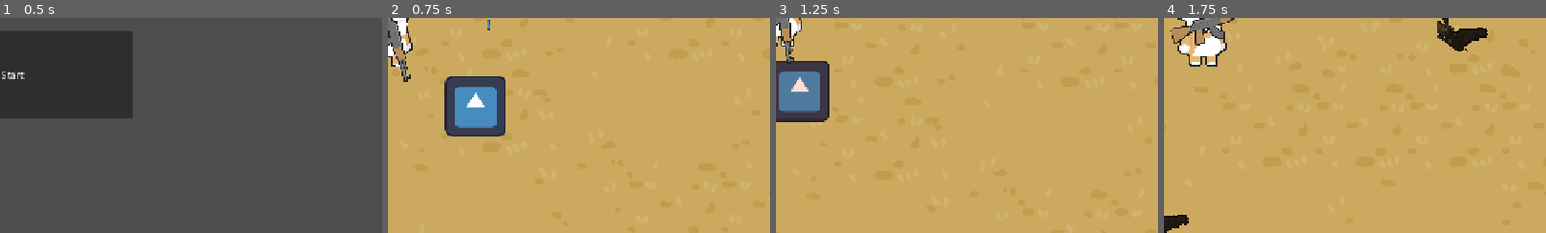
Above: before the commit, frames 1-4 (left to right).
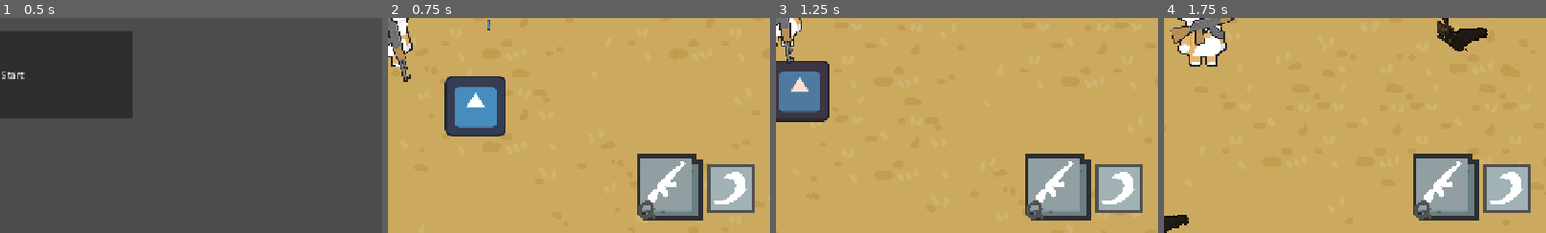
Above: after the commit, the same moments.

Repository: Recsaur/BondScrapyard
Game: Godot game, scene res://Scenes/main_menu.tscn
Same seed, same stepped clock (60 frames per second), same inputs: the game is played once before the commit and once after it. The engine's default icon, where the game draws it, is replaced by a stand-in: a white triangle on a blue panel in a dark square.
Inputs (mouse positions are % of the whole screen's width and height, from its top left):
- Up to frame 1 (0.5 s): no input
- Up to frame 2 (0.75 s): click "Start" at 0.5 s
- Up to frame 3 (1.25 s): no input
- Up to frame 4 (1.75 s): tap Enter at 1.25 s; move the mouse to (72, 45) at 1.27 s; hold D (right) from 1.28 s (still down); tap 1 (1_Build) at 1.35 s; click (72, 45) at 1.42 s; tap 2 (2_Build) at 1.55 s
The pictures show only the part of the screen within x 50-100%, y 50-100%; the shares and areas given below are measured in that part.

Frame 1 is identical in both runs. In frame 2, 8.1% of the frame differs, in the area x 65-96%, y 63-95%; in frame 3, 8.1%; in frame 4, 8.1%.

Commit message:
Added UI for weapon switching and for tail kick buttons, also cleaned up some scripts

Diff:
--- a/Assets/landmine_preview.gd
+++ b/Assets/landmine_preview.gd
@@ -11,7 +11,7 @@
 	$Pivot.look_at(get_global_mouse_position())
 	if Input.is_action_just_pressed("Shoot"):
 		PlaceBuild()
-		print('place once')
+		#print('place once')
 
 func PlaceBuild():
 	var Mine = Mine_path.instantiate()
--- a/Scenes/Characters/camera_2d.gd
+++ b/Scenes/Characters/camera_2d.gd
@@ -19,7 +19,7 @@
 
 func ScreenShake(value: float):
 	ShakeStrength = value
-	print("screenshakeing?")
+	#print("screenshakeing?")
 
 func RandOffset() -> Vector2:
 	#print(ShakeStrength* GameController.Consecutive)
--- a/Scenes/Characters/kick.gd
+++ b/Scenes/Characters/kick.gd
@@ -14,7 +14,7 @@
 func _on_body_entered(body: Node2D) -> void:
 	if body.has_method("Apply_Knockback"):
 		if body.is_in_group("Enemy"):
-			print(body)
+			#print(body)
 			body.Health -= dmg
 			body.DmgEffect(dmg)
 			body.Apply_Knockback(GameTracker.player_pos,1750)
--- a/Scenes/Characters/player.gd
+++ b/Scenes/Characters/player.gd
@@ -73,7 +73,7 @@
 			if GameTracker.Last_equipped == 1:
 				var shotgun = Shotgun_path.instantiate()
 				add_child(shotgun)
-		print("OPEHEN")
+		#print("OPEHEN")
 	move_and_slide()
 
 	if Build_mode:
@@ -129,7 +129,7 @@
 		var shotgun = get_node("Shotgun")
 		shotgun.queue_free()
 		GameTracker.Last_equipped = 0
-		print("Pistol")
+		#print("Pistol")
 
 	if Current_weapon == Weapons.Shotgun and not has_node("Shotgun"):
 		var Shotgun = Shotgun_path.instantiate()
@@ -137,11 +137,11 @@
 		var pistol = get_node("Pistol")
 		pistol.queue_free()
 		GameTracker.Last_equipped = 1
-		print("Shotguna")
-	print("AGHAGHHA")
+		#print("Shotguna")
+	#print("AGHAGHHA")
 
 func _process(delta: float) -> void:
-	print("LIFEAOKAY?",invuln)
+	#print("LIFEAOKAY?",invuln)
 	$FacingPivot.look_at(get_global_mouse_position())
 
 func Apply_Knockback(KB_Source, KB_Strength):
@@ -159,7 +159,7 @@
 
 	#NORMAL ENEMY TYPEE
 	if body.is_in_group("Enemy_Normal") and not invuln:
-		print("IS IN")
+		#print("IS IN")
 		GameTracker.player_health -= NormalEnemy_dmg
 		Apply_Knockback(body.position,750)
 		invuln = true
@@ -168,7 +168,7 @@
 		body.Apply_Knockback(position,250)
 
 	if body.is_in_group("Enemy_Bat") and not invuln:
-		print("IS IN")
+		#print("IS IN")
 		GameTracker.player_health -= NormalEnemy_dmg
 		Apply_Knockback(body.position,750)
 		invuln = true
--- a/Scenes/build_preview.gd
+++ b/Scenes/build_preview.gd
@@ -11,7 +11,7 @@
 	$Pivot.look_at(get_global_mouse_position())
 	if Input.is_action_just_pressed("Shoot"):
 		PlaceBuild()
-		print('place once')
+		#print('place once')
 
 func PlaceBuild():
 	var Build = Sentry_path.instantiate()
--- a/Scenes/building_hud.gd
+++ b/Scenes/building_hud.gd
@@ -38,7 +38,7 @@
 
 
 func set_chosen_build(build_num):
-	print("HERES IS IT ITS IS", build_num)
+	#print("HERES IS IT ITS IS", build_num)
 	if current_chosen_build == build_num:
 		return
 	current_chosen_build = build_num
--- a/Scenes/crafting_preview.gd
+++ b/Scenes/crafting_preview.gd
@@ -11,7 +11,7 @@
 	$Pivot.look_at(get_global_mouse_position())
 	if Input.is_action_just_pressed("Shoot"):
 		PlaceBuild()
-		print('place once')
+		#print('place once')
 
 func PlaceBuild():
 	var BulletPick = Bullets_path.instantiate()
--- a/Scenes/player_ui.tscn
+++ b/Scenes/player_ui.tscn
@@ -1,6 +1,9 @@
-[gd_scene load_steps=2 format=3 uid="uid://ixnccu8tdqr4"]
+[gd_scene load_steps=5 format=3 uid="uid://ixnccu8tdqr4"]
 
 [ext_resource type="Script" uid="uid://c07byh8lw40qq" path="res://player_ui.gd" id="1_ohrjl"]
+[ext_resource type="Texture2D" uid="uid://cwotug24epewh" path="res://Assets/WeaponChoiceAR.png" id="2_46yqn"]
+[ext_resource type="Texture2D" uid="uid://v8pbpaova81m" path="res://Assets/WeaponChoiceSG.png" id="3_vi3dy"]
+[ext_resource type="Texture2D" uid="uid://bxae5pxi8f3dq" path="res://Assets/TailKick.png" id="4_jbpjp"]
 
 [node name="PlayerHUD" type="CanvasLayer"]
 script = ExtResource("1_ohrjl")
@@ -73,4 +76,28 @@
 offset_bottom = 87.0
 text = "Skip Intermission"
 
+[node name="WCSG" type="TextureRect" parent="."]
+offset_left = 1054.0
+offset_top = 584.0
+offset_right = 1179.0
+offset_bottom = 709.0
+texture = ExtResource("3_vi3dy")
+expand_mode = 1
+
+[node name="WCAR" type="TextureRect" parent="."]
+offset_left = 1053.0
+offset_top = 584.0
+offset_right = 1178.0
+offset_bottom = 709.0
+texture = ExtResource("2_46yqn")
+expand_mode = 1
+
+[node name="TK" type="TextureRect" parent="."]
+offset_left = 1166.0
+offset_top = 597.0
+offset_right = 1266.0
+offset_bottom = 697.0
+texture = ExtResource("4_jbpjp")
+expand_mode = 1
+
 [connection signal="pressed" from="SkipInt" to="." method="_on_skip_int_pressed"]
--- a/bullet.gd
+++ b/bullet.gd
@@ -15,7 +15,7 @@
 func _on_area_2d_body_entered(body: Node2D) -> void:
 	if body.has_method("Apply_Knockback"):
 		if body.is_in_group("Enemy"):
-			print(body)
+			#print(body)
 			body.Apply_Knockback(GameTracker.player_pos,KB)
 			body.DmgEffect(dmg)
 			body.Health -= dmg
--- a/pellet.gd
+++ b/pellet.gd
@@ -15,7 +15,7 @@
 func _on_area_2d_body_entered(body: Node2D) -> void:
 	if body.has_method("Apply_Knockback"):
 		if body.is_in_group("Enemy"):
-			print(body)
+			#print(body)
 			body.Apply_Knockback(GameTracker.player_pos,KB)
 			body.DmgEffect(dmg)
 			body.Health -= dmg
--- a/player_ui.gd
+++ b/player_ui.gd
@@ -22,8 +22,8 @@
 	Scraps.text = str("Scraps: ", GameTracker.scrap_amt)
 	Rounds.text = str("Round: ", GameTracker.Current_round)
 	EnemiesLeft.text = str("Enemies Left: ", GameTracker.Enemy_count)
-	print("EY HEre")
-	print(get_parent().get_parent().get_node("IntermissionTimer").time_left)
+	#print("EY HEre")
+	#print(get_parent().get_parent().get_node("IntermissionTimer").time_left)
 	if get_parent().get_parent().get_node("IntermissionTimer").is_stopped():
 		$Intermission.hide()
 	else:
@@ -34,6 +34,12 @@
 		$SkipInt.hide()
 	else:
 		$SkipInt.show()
+	if GameTracker.Last_equipped == 0:
+		$WCAR.show()
+	else:
+		$WCAR.hide()
+
+
 
 func _on_skip_int_pressed() -> void:
 	get_parent().get_parent().get_node("IntermissionTimer").paused = true
--- a/sentry_bullet.gd
+++ b/sentry_bullet.gd
@@ -16,7 +16,7 @@
 func _on_area_2d_body_entered(body: Node2D) -> void:
 	if body.has_method("Apply_Knockback"):
 		if body.is_in_group("Enemy"):
-			print(body)
+			#print(body)
 			body.Apply_Knockback(Sentry_from.position,KB)
 			body.DmgEffect(dmg)
 			body.Health -= dmg
Binary file added: Assets/TailKick.png
Not shown, added: Assets/TailKick.png.import
Binary file added: Assets/WeaponChoiceAR.png
Not shown, added: Assets/WeaponChoiceAR.png.import
Binary file added: Assets/WeaponChoiceSG.png
Not shown, added: Assets/WeaponChoiceSG.png.import
